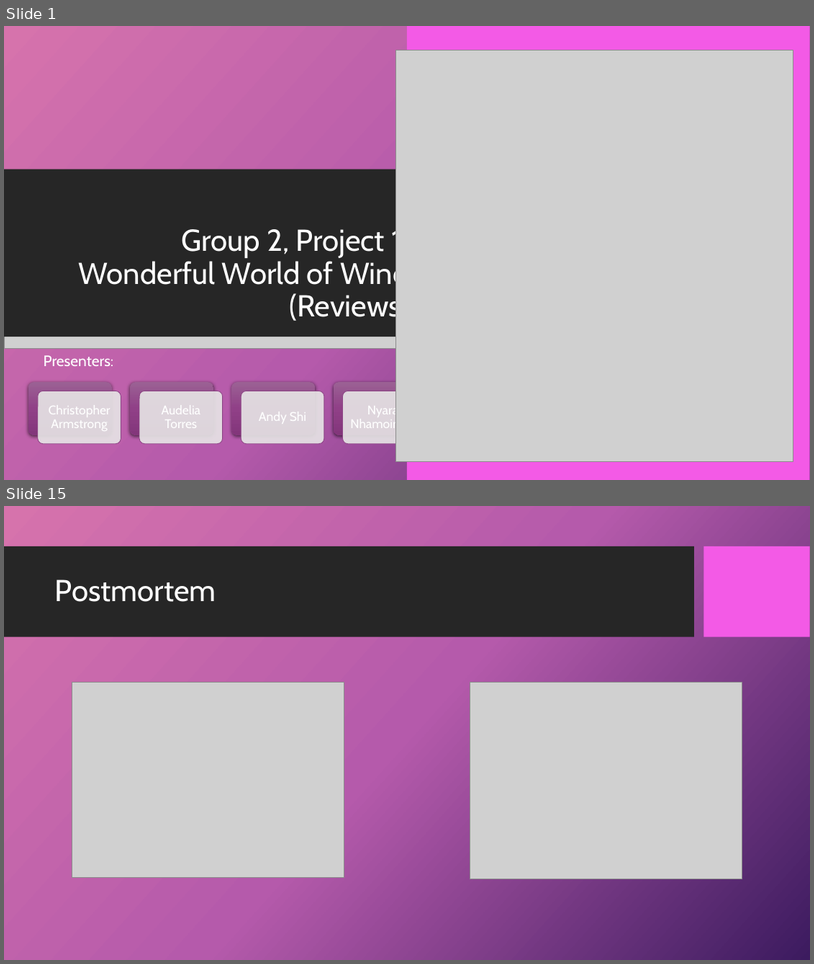
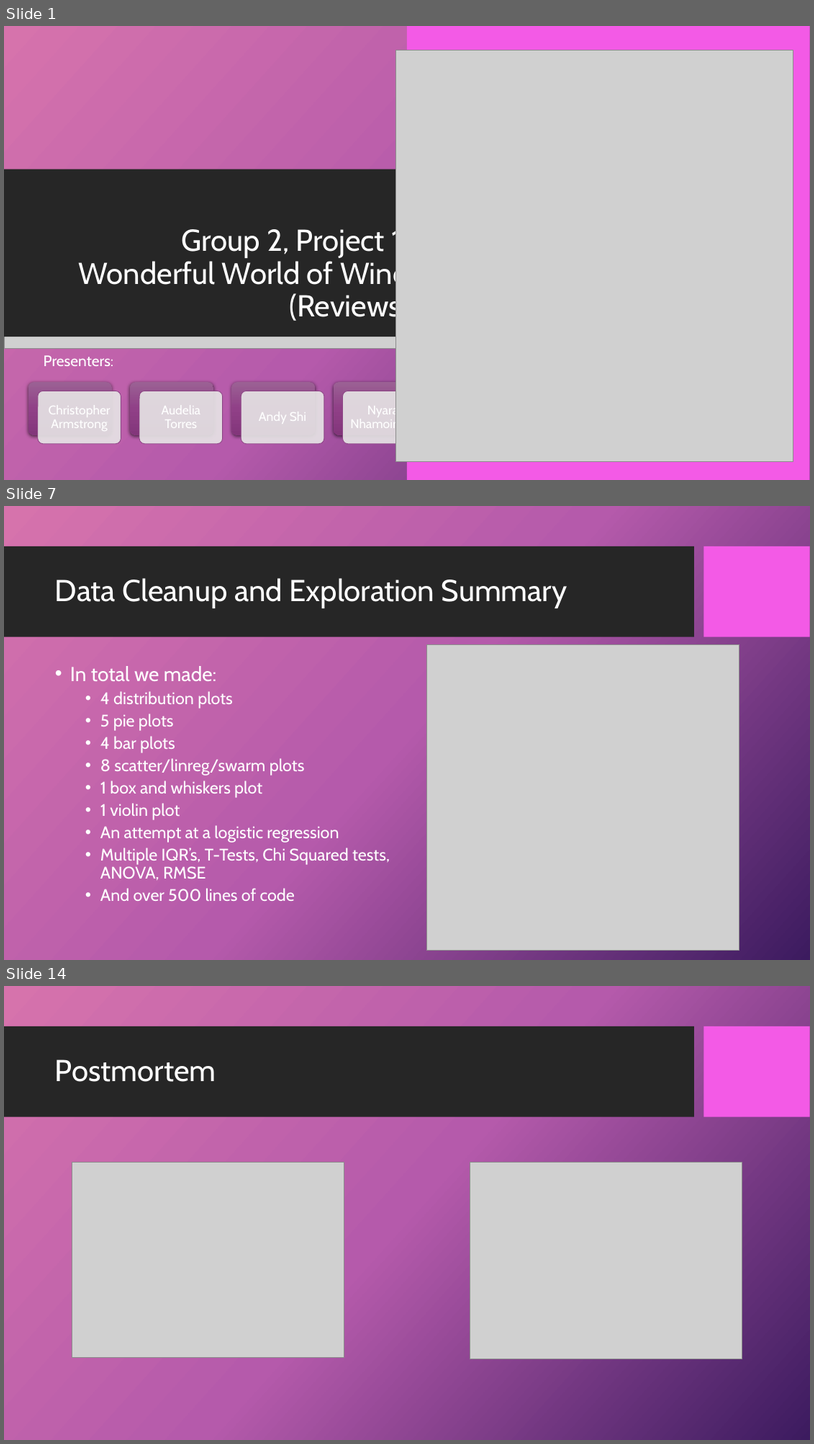
Before and after one commit to 4Reference/Project1, a slide deck: Data Science_Project 1_Group2.pptx. Shown one above the other, each under a label of ours: slides 1 and 15 before the commit, slides 1, 7 and 14 after it; the slides between them are not shown. The pictures are 814x964 and 814x1444 pixels, drawn with LibreOffice and Linux fonts; fonts in the diff are those of the drawing; grey boxes stand for pictures; background and template pictures are left out. Boxes give left, top, right and bottom in pixels: in the first picture for what was removed or moved away, otherwise in the second. Text is boxed around its words. In the diff, an @@ line names an element or a change of style, - is before the commit and + after.

```diff
--- a/Data Science_Project 1_Group2.pptx
+++ b/Data Science_Project 1_Group2.pptx
@@ slide 7 added at [4, 506, 810, 960], background picture (left out); not listed: 2 template elements that a slide beside it also shows @@
@@ title added at [55, 578, 568, 608], 36 pt, text #FFFFFF @@
+Data Cleanup and Exploration Summary
@@ picture added at [427, 644, 740, 950] @@
@@ text added at [70, 666, 390, 901], 20 pt, text #FFFFFF @@
+• In total we made:
+  • 4 distribution plots
+  • 5 pie plots
+  • 4 bar plots
+  • 8 scatter/linreg/swarm plots
+  • 1 box and whiskers plot
+  • 1 violin plot
+  • An attempt at a logistic regression
+  • Multiple IQR’s, T-Tests, Chi Squared tests, ANOVA, RMSE
+  • And over 500 lines of code
@@ what was slide 15 is now slide 14 @@
```
Also in this commit, not shown: 7 slides changed, 4 other slides added, 6 slides removed.
